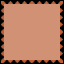
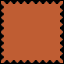
Before/after of a 64 x 64 layered artwork. What changed in the layer stack:
removed group "motif" (2 layers) over (4, 4, 64, 60)
renamed "Calque de dessin 1" to "motif", moved it out of group "motif", painted on it over (4, 4, 64, 60)
removed layer "Calque de dessin 1 Fusionnés" from group "motif" over (4, 4, 64, 60)
painted on "fond" over (4, 4, 64, 60)
